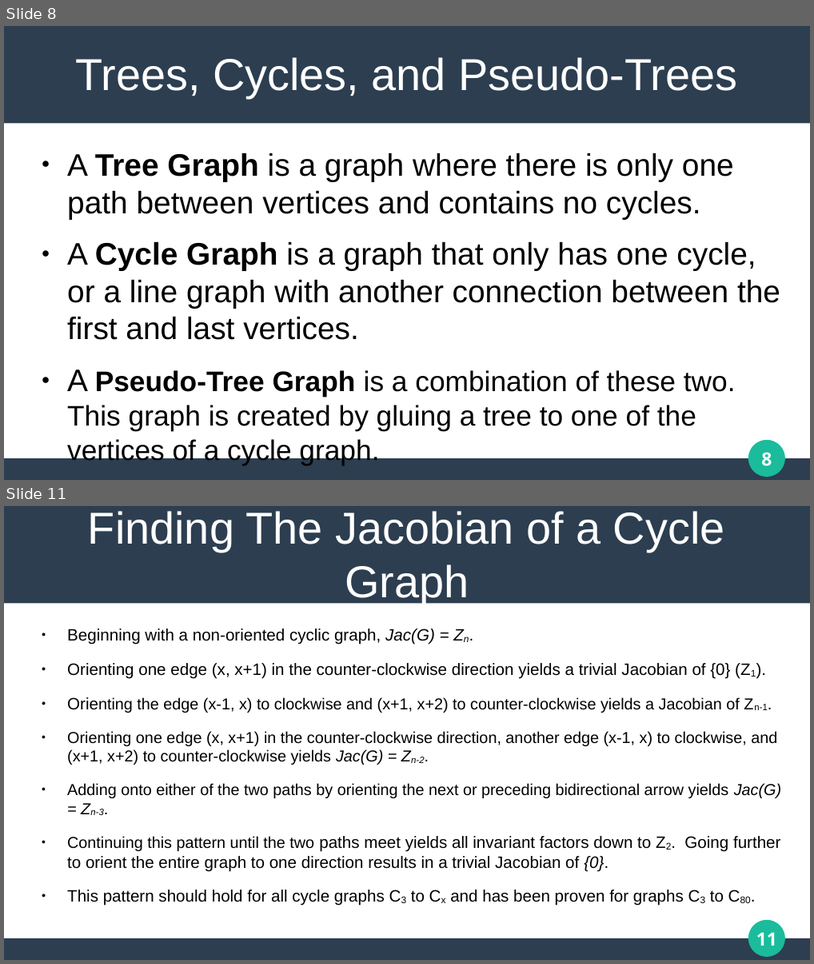
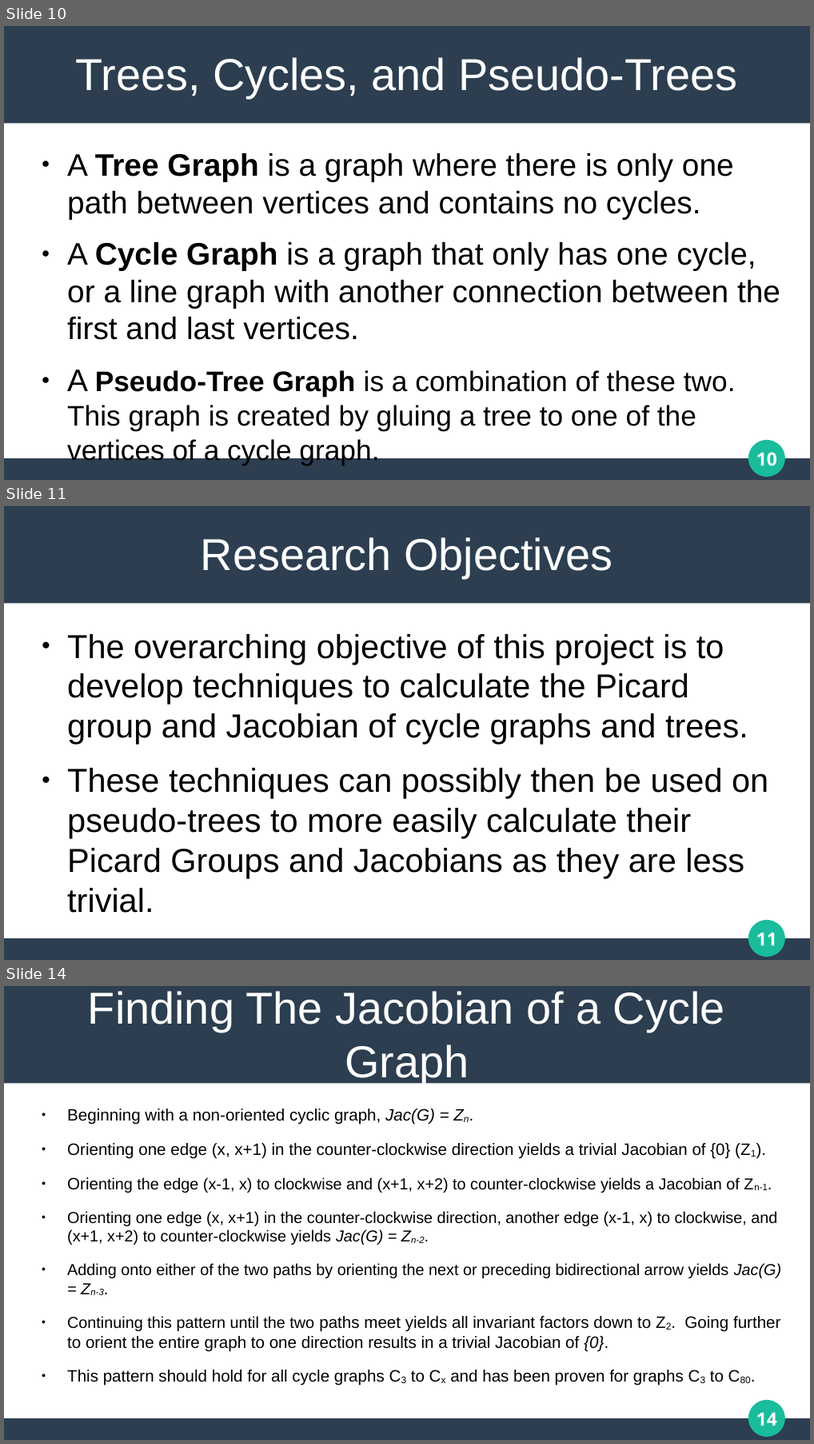
Before and after one commit to matthew-pisano/ChipFiring, a slide deck: Docs/generalPresentation.pptx. Shown one above the other, each under a label of ours: slides 8 and 11 before the commit, slides 10, 11 and 14 after it; the slides between them are not shown. The pictures are 814x964 and 814x1444 pixels, drawn with LibreOffice and Linux fonts; fonts in the diff are those of the drawing. Boxes give left, top, right and bottom in pixels: in the first picture for what was removed or moved away, otherwise in the second. Text is boxed around its words. In the diff, an @@ line names an element or a change of style, - is before the commit and + after.

```diff
--- a/Docs/generalPresentation.pptx
+++ b/Docs/generalPresentation.pptx
@@ slide 11 added at [4, 506, 810, 960], background #FFFFFF; not listed: 4 template elements that a slide beside it also shows @@
@@ title added at [201, 537, 613, 578], 44 pt, text #FFFFFF @@
+Research Objectives
@@ text added at [67, 634, 769, 912], 32.7 pt, text #000000 @@
+● The overarching objective of this project is to develop techniques to calculate the Picard group and Jacobian of cycle graphs and trees.
+● These techniques can possibly then be used on pseudo-trees to more easily calculate their Picard Groups and Jacobians as they are less trivial.
@@ what was slide 8 is now slide 10 @@
@@ page number at [757, 452, 778, 466]: text changed @@
-8
+10
@@ what was slide 11 is now slide 14 @@
@@ page number at [757, 1412, 778, 1425]: text changed @@
-11
+14
```
Also in this commit, not shown: 4 slides changed, 4 other slides added, 9 other files.
